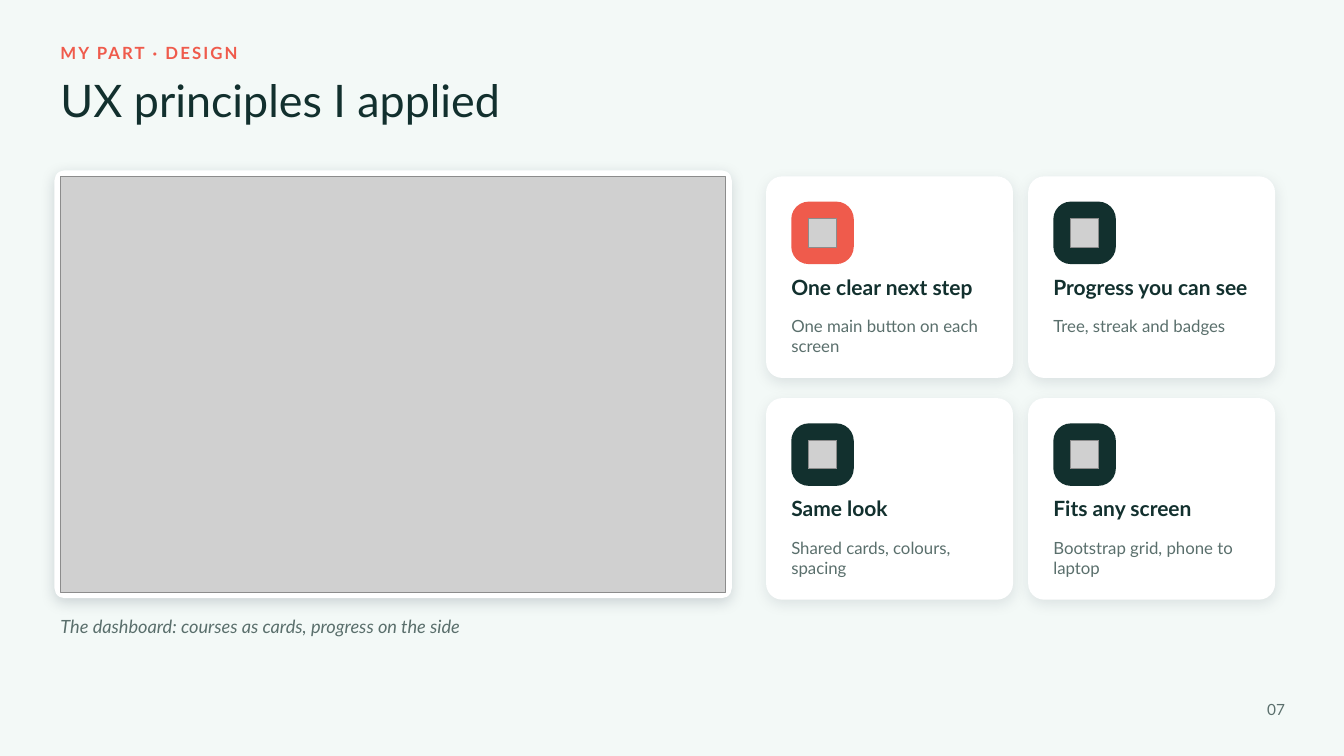
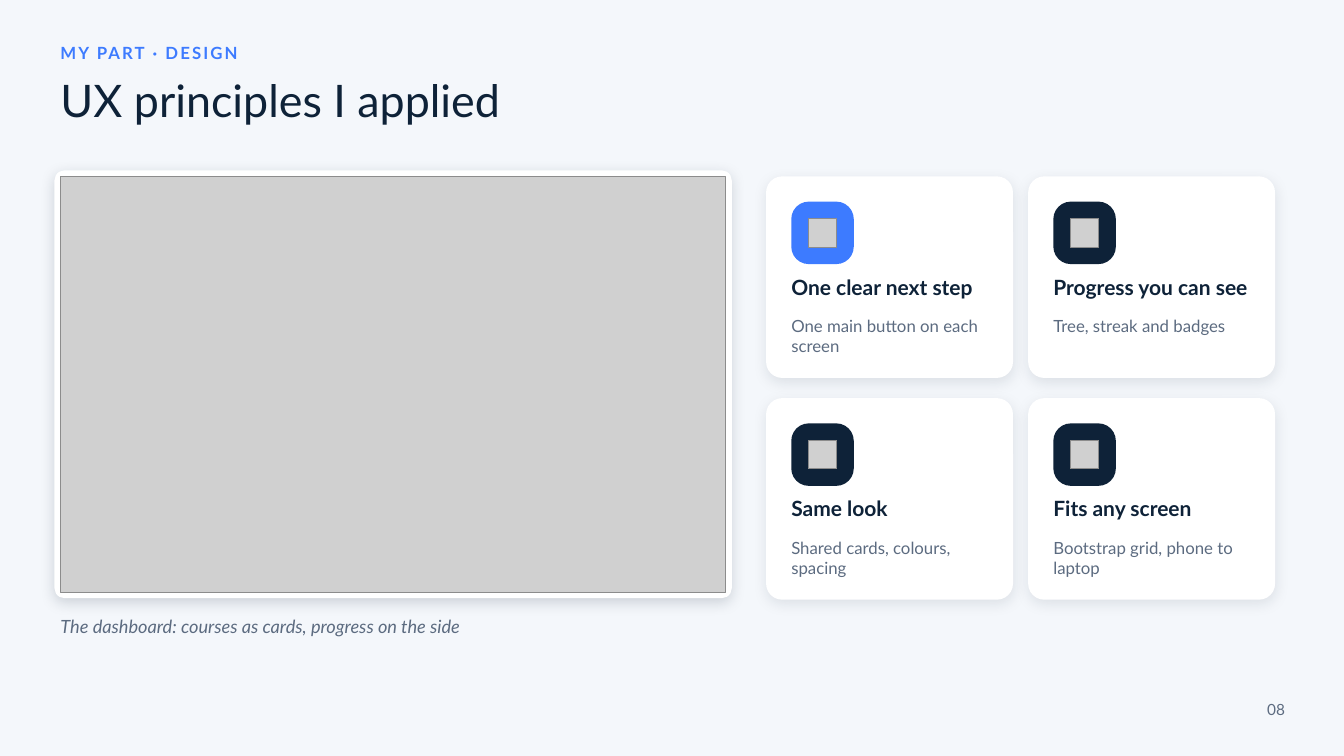
Before and after one commit to Saif-eldin-Ahmed-Helmy/Interactive-Learning-Platform, a slide deck: slide 8 of output/discussion/Maaly-DEPI-Discussion.pptx (slide 7 before the commit). Drawn at 1344x756 pixels with LibreOffice and Linux fonts; fonts in the diff are those of the drawing; grey boxes stand for pictures. Boxes give left, top, right and bottom in pixels: in the first picture for what was removed or moved away, otherwise in the second. Text is boxed around its words. In the diff, an @@ line names an element or a change of style, - is before the commit and + after.

```diff
--- a/output/discussion/Maaly-DEPI-Discussion.pptx
+++ b/output/discussion/Maaly-DEPI-Discussion.pptx
@@ background #F3F9F7 to #F4F7FB @@
@@ text "MY PART · DESIGN" at <box>60,42,968,73</box>: text colour #EF5B4C to #3D7BFF @@
@@ rounded rectangle at <box>791,202,854,264</box>: fill #EF5B4C to #3D7BFF @@
@@ text colour #12302E to #0E2238 in 4 elements at <box>791,279,973,299</box>, <box>1053,279,1248,299</box>, <box>791,500,888,516</box>, <box>1053,500,1191,520</box> @@
@@ text colour #5A6F6C to #5C6B80 in 5 elements at <box>791,319,978,352</box>, <box>1053,319,1225,335</box>, <box>791,541,950,577</box>, <box>1053,541,1233,577</box>, <box>60,619,460,637</box> @@
@@ text at <box>1267,704,1285,715</box>: text changed; text colour #5A6F6C to #5C6B80 @@
-07
+08
```
Also in this commit, not shown: 8 other slides changed, 4 slides added, 3 slides removed, 10 other files.
